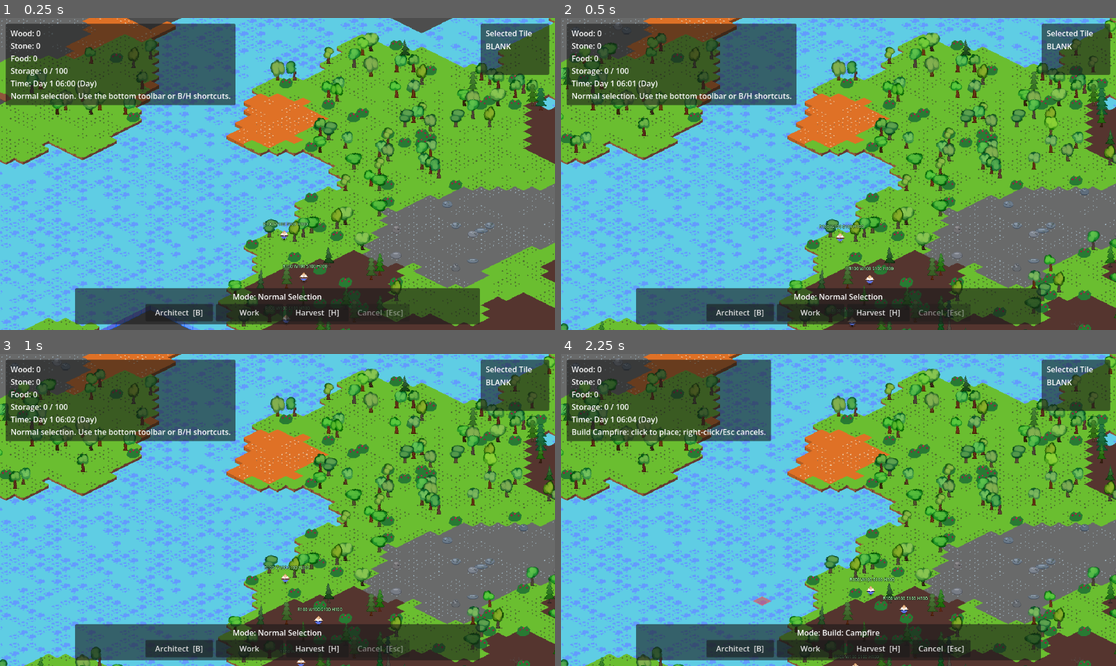
Above: before the commit, frames 1-4 (two rows, left to right).
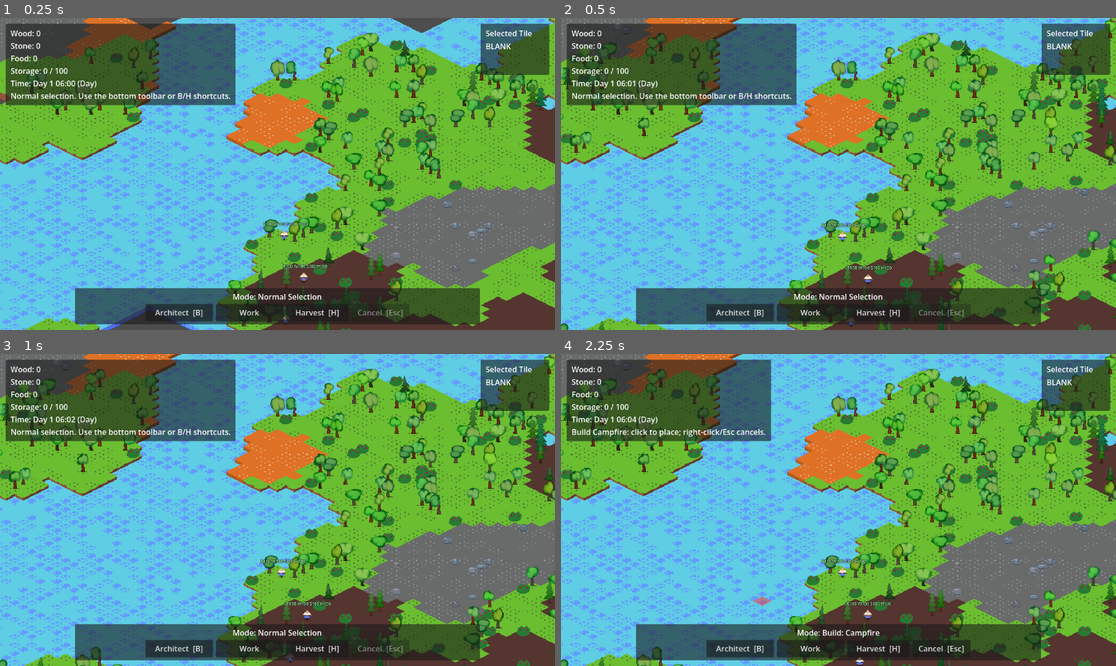
Above: after the commit, the same moments.

Repository: Pikothix/Isolony
Game: Godot game, scene res://scenes/Main.tscn
The game is run twice, just before and just after one commit, with the same random seed, the same clock (stepped at 60 frames per second) and the same inputs.
Inputs (mouse positions are in pixels of both pictures, inside the frame that each line leads up to):
- Up to frame 1 (0.25 s): no input
- Up to frame 2 (0.5 s): no input
- Up to frame 3 (1 s): tap Enter at 0.5 s; drag from (321, 460) to (371, 516) at 0.52 s
- Up to frame 4 (2.25 s): click "Architect [B]" at 1.25 s; click "Campfire [1]" at 2 s

Frame 1 is identical in both runs. In frame 2, 0.3% of the frame differs, in the area x 46-60%, y 65-99%; in frame 3, 0.5%; in frame 4, 0.5%, in the area x 46-67%, y 65-100%.

Commit message:
Add authoritative elevation movement rules

Diff:
--- a/scripts/entities/colonist.gd
+++ b/scripts/entities/colonist.gd
@@ -991,7 +991,7 @@
 		return
 	var next_cell: Vector2i = _current_path[_path_index]
 	var options: Dictionary = _get_current_path_options()
-	if not ReachabilityQueryRef.is_cell_traversable(chunk_manager, world_state, next_cell, current_cell, target_cell, options):
+	if not chunk_manager.can_move_between_cells(current_cell, next_cell) or not ReachabilityQueryRef.is_cell_traversable(chunk_manager, world_state, next_cell, current_cell, target_cell, options):
 		_fail_current_movement("path_became_blocked")
 		return
 	_target_position = chunk_manager.get_cell_world_position(next_cell) + Vector2(0, -6)
--- a/scripts/entities/colonist_manager.gd
+++ b/scripts/entities/colonist_manager.gd
@@ -137,7 +137,9 @@
 	var spawned_colonists: Array[Colonist] = []
 	for index in range(colonist_count):
 		var spawn_origin: Vector2i = Vector2i(index * 2, index)
-		var spawn_cell: Vector2i = _chunk_manager.get_random_walkable_cell_near(spawn_origin, 8, 96)
+		# Initial placement is not a movement transition and runs before the first
+		# streamed chunks are necessarily available.
+		var spawn_cell: Vector2i = _chunk_manager.get_random_walkable_cell_near(spawn_origin, 8, 96, false)
 		var colonist: Colonist = colonist_scene.instantiate() as Colonist
 		var runtime_id := "colonist_%04d" % _next_colonist_id
 		var generated_first_name: String = FIRST_NAMES[index % FIRST_NAMES.size()]
--- a/scripts/world/chunk_manager.gd
+++ b/scripts/world/chunk_manager.gd
@@ -158,6 +158,34 @@
 func get_cell_elevation(cell: Vector2i) -> int:
 	return int(get_effective_tile_info(cell).get("elevation", 0))
 
+func can_move_between_cells(from_cell: Vector2i, to_cell: Vector2i) -> bool:
+	## Authoritative local transition rule shared by path queries and live movement.
+	## Rendering geometry and collision shapes deliberately do not participate.
+	if abs(to_cell.x - from_cell.x) + abs(to_cell.y - from_cell.y) != 1:
+		return false
+	if not is_cell_loaded(from_cell) or not is_cell_loaded(to_cell):
+		return false
+	var from_info: Dictionary = get_effective_tile_info(from_cell)
+	var target_info: Dictionary = get_effective_tile_info(to_cell)
+	return bool(target_info.get("walkable", false)) and int(target_info.get("elevation", 0)) == int(from_info.get("elevation", 0))
+
+func get_move_block_reason(from_cell: Vector2i, to_cell: Vector2i) -> String:
+	## Debug-only explanation kept off the hot pathfinding loop.
+	if can_move_between_cells(from_cell, to_cell):
+		return ""
+	if abs(to_cell.x - from_cell.x) + abs(to_cell.y - from_cell.y) != 1:
+		return "cells_not_adjacent"
+	if not is_cell_loaded(from_cell):
+		return "from_cell_not_loaded"
+	if not is_cell_loaded(to_cell):
+		return "to_cell_not_loaded"
+	var target_info: Dictionary = get_effective_tile_info(to_cell)
+	if not bool(target_info.get("walkable", false)):
+		return "to_cell_not_walkable"
+	if int(target_info.get("elevation", 0)) != get_cell_elevation(from_cell):
+		return "elevation_transition_blocked"
+	return "movement_blocked"
+
 func is_cell_mineable(cell: Vector2i) -> bool:
 	return bool(get_effective_tile_info(cell).get("mineable", false))
 
@@ -215,18 +243,28 @@
 		"terrain_name": terrain_name,
 	}
 
-func get_random_walkable_cell_near(origin: Vector2i, radius: int, attempts: int = 32) -> Vector2i:
+func get_random_walkable_cell_near(origin: Vector2i, radius: int, attempts: int = 32, require_loaded_same_elevation: bool = true) -> Vector2i:
+	## Movement callers receive loaded candidates on the origin elevation. Initial
+	## population placement opts out because it runs before streaming is populated.
 	for _i in range(attempts):
 		var candidate: Vector2i = origin + Vector2i(_wander_rng.randi_range(-radius, radius), _wander_rng.randi_range(-radius, radius))
-		if _world_generator.is_cell_walkable(candidate):
+		if _is_random_walkable_candidate(origin, candidate, require_loaded_same_elevation):
 			return candidate
 	for step in range(1, radius * 2):
 		for offset_x in range(-step, step + 1):
 			for offset_y in range(-step, step + 1):
 				var candidate: Vector2i = origin + Vector2i(offset_x, offset_y)
-				if _world_generator.is_cell_walkable(candidate):
+				if _is_random_walkable_candidate(origin, candidate, require_loaded_same_elevation):
 					return candidate
 	return origin
+
+func _is_random_walkable_candidate(origin: Vector2i, candidate: Vector2i, require_loaded_same_elevation: bool) -> bool:
+	var tile_info: Dictionary = get_effective_tile_info(candidate)
+	if not bool(tile_info.get("walkable", false)):
+		return false
+	if not require_loaded_same_elevation:
+		return true
+	return is_cell_loaded(candidate) and int(tile_info.get("elevation", 0)) == get_cell_elevation(origin)
 
 func _prewarm_procedural_cache() -> void:
 	if not prewarm_procedural_variants:
--- a/scripts/world/reachability_query.gd
+++ b/scripts/world/reachability_query.gd
@@ -36,6 +36,8 @@
 		for offset: Vector2i in ORTHOGONAL_NEIGHBOURS:
 			var next_cell: Vector2i = current + offset
 			if came_from.has(next_cell):
+				continue
+			if not chunk_manager.can_move_between_cells(current, next_cell):
 				continue
 			if not is_cell_traversable(chunk_manager, world_state, next_cell, start_cell, target_cell, options):
 				continue
